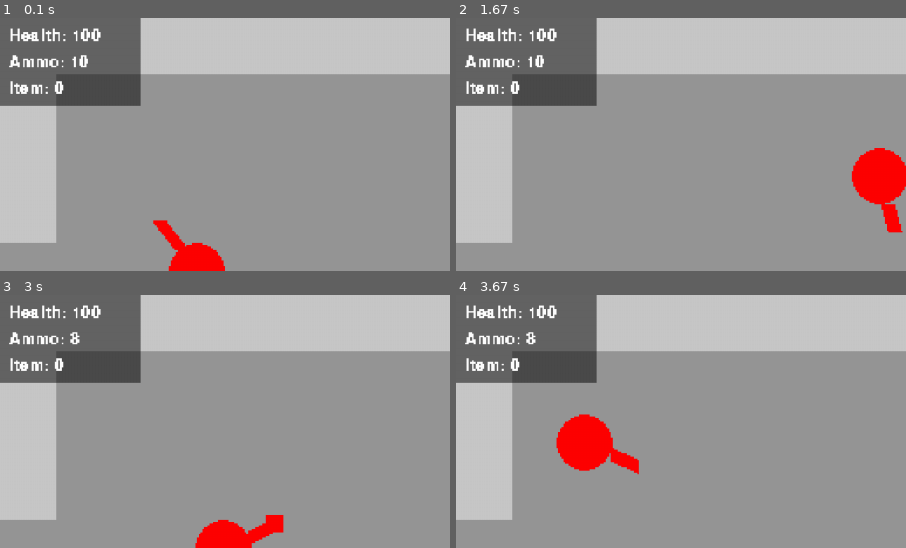
Above: before the commit, frames 1-4 (two rows, left to right).
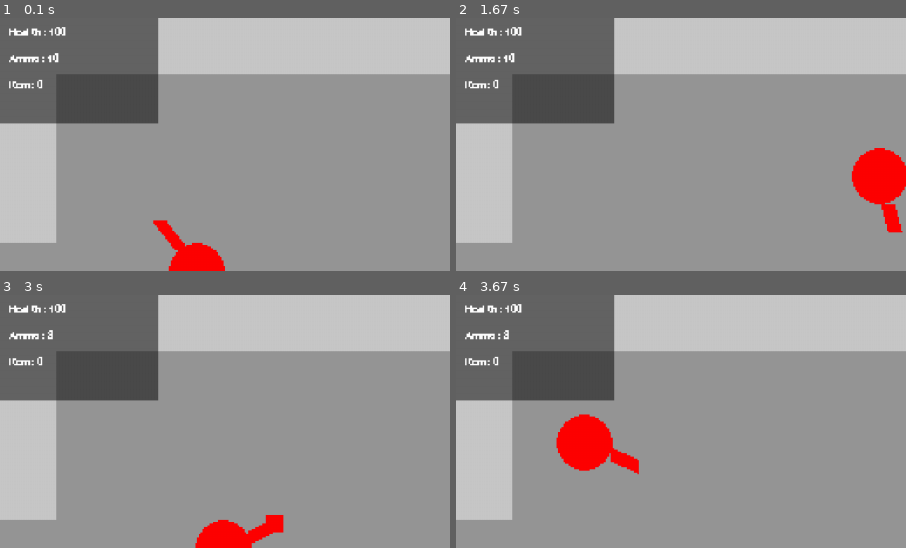
Above: after the commit, the same moments.

Repository: RLangendam/pygame
Game: pygame game, started from main.py
The game is run twice, just before and just after one commit, with the same random seed, the same clock (stepped at 60 frames per second) and the same inputs.
Inputs (mouse positions are % of the whole screen's width and height, from its top left):
- Up to frame 1 (0.1 s): no input
- Up to frame 2 (1.67 s): hold D 0.33-0.8 s; move the mouse to (46, 54) at 0.37 s; hold W 0.83-1.13 s; move the mouse to (82, 47) at 0.87 s; hold D 1.17-1.63 s; move the mouse to (50, 57) at 1.2 s
- Up to frame 3 (3 s): hold A 1.67-2.2 s; move the mouse to (26, 51) at 1.7 s; click (19, 35) at 2.28 s; hold S 2.57-2.87 s; click (19, 73) at 2.65 s; hold A from 2.9 s (still down); click (65, 15) at 2.98 s
- Up to frame 4 (3.67 s): release A at 3.3 s; hold W from 3.33 s (still down); click (87, 85) at 3.42 s
The pictures show only the part of the screen within x 0-50%, y 0-50%; the shares and areas given below are measured in that part.

The runs differ from the first frame. In frame 1, 5.4% of the frame differs, in the area x 0-36%, y 0-42%; in frame 2, 5.4%; in frame 3, 5.3%; in frame 4, 5.3%.

Commit message:
Improve readability of the HUD

Diff:
--- a/source/hud.py
+++ b/source/hud.py
@@ -5,9 +5,9 @@
     def __init__(self, constants, *groups):
         super().__init__(*groups)
         self.constants = constants
-        self.image = pygame.Surface((80, 50), pygame.SRCALPHA)
+        self.image = pygame.Surface((90, 60), pygame.SRCALPHA)
         self.rect = self.image.get_rect(topleft=(0, 0))
-        self.font = pygame.font.Font(None, 14)
+        self.font = pygame.font.Font("assets/graphics/fonts/pixel.ttf", 10)
 
     def update(self, health: int, ammo: int, inventory: dict):
         self.image.fill((0, 0, 0, 128))  # Semi-transparent background
